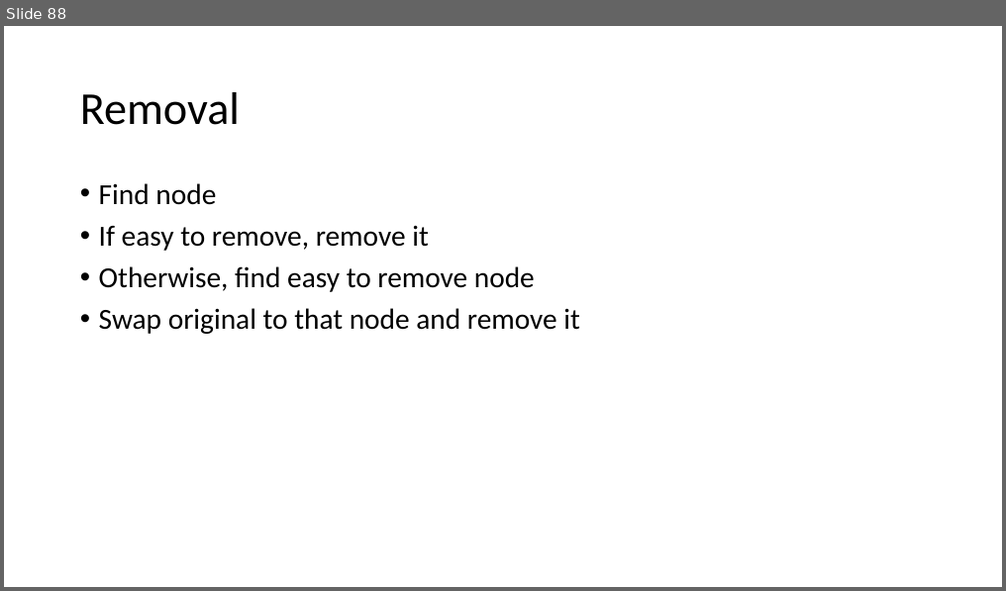
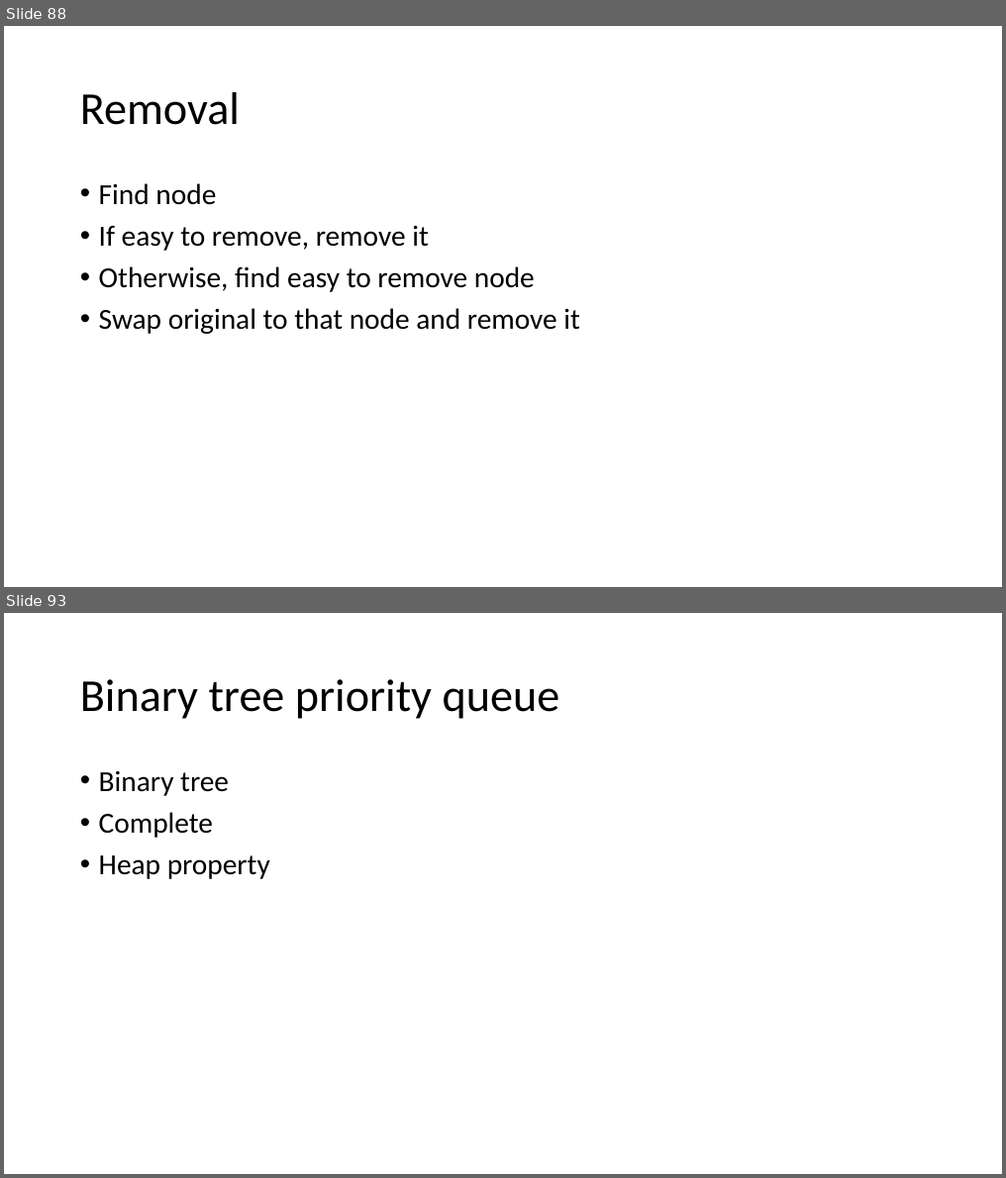
Before and after one commit to skalakm/232, a slide deck: notes.pptx. Shown one above the other, each under a label of ours: slide 88 before the commit, slides 88 and 93 after it; the slides between them are not shown. The pictures are 1006x591 and 1006x1178 pixels, drawn with LibreOffice and Linux fonts; fonts in the diff are those of the drawing. Boxes give left, top, right and bottom in pixels: in the first picture for what was removed or moved away, otherwise in the second. Text is boxed around its words. In the diff, an @@ line names an element or a change of style, - is before the commit and + after.

```diff
--- a/notes.pptx
+++ b/notes.pptx
@@ slide 93 added at box(4, 613, 1002, 1174), background #FFFFFF @@
@@ title added at box(80, 679, 560, 719), 44 pt, text #000000 @@
+Binary tree priority queue
@@ text added at box(99, 771, 270, 879), 28 pt, text #000000 @@
+• Binary tree
+• Complete
+• Heap property
```
Also in this commit, not shown: 6 other slides added, 1 slide removed.
